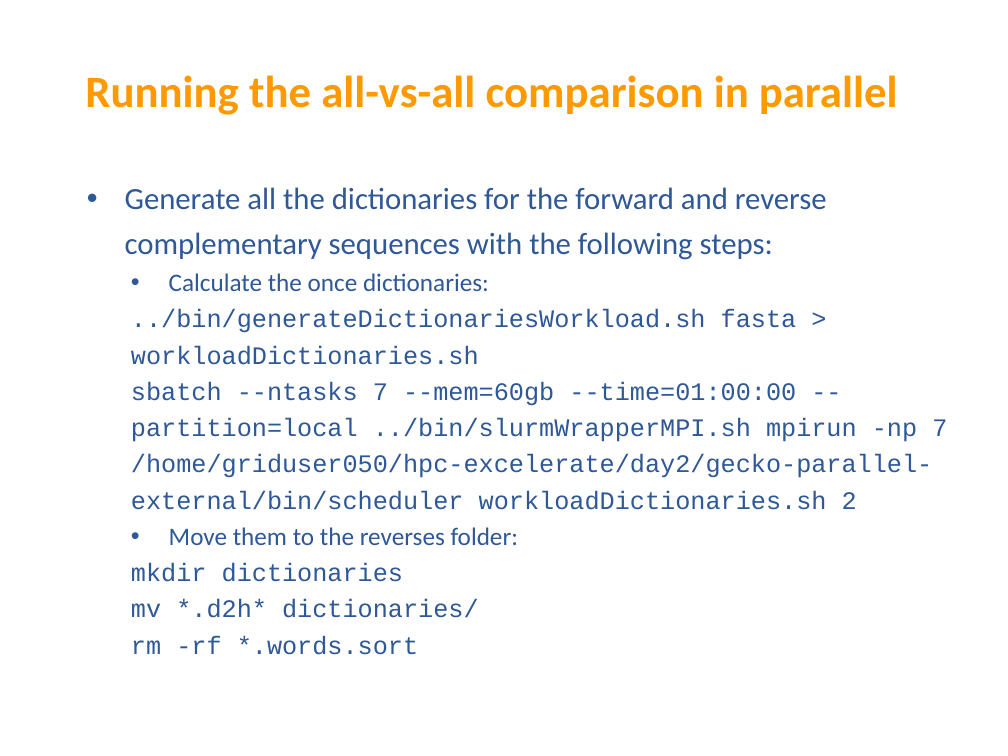
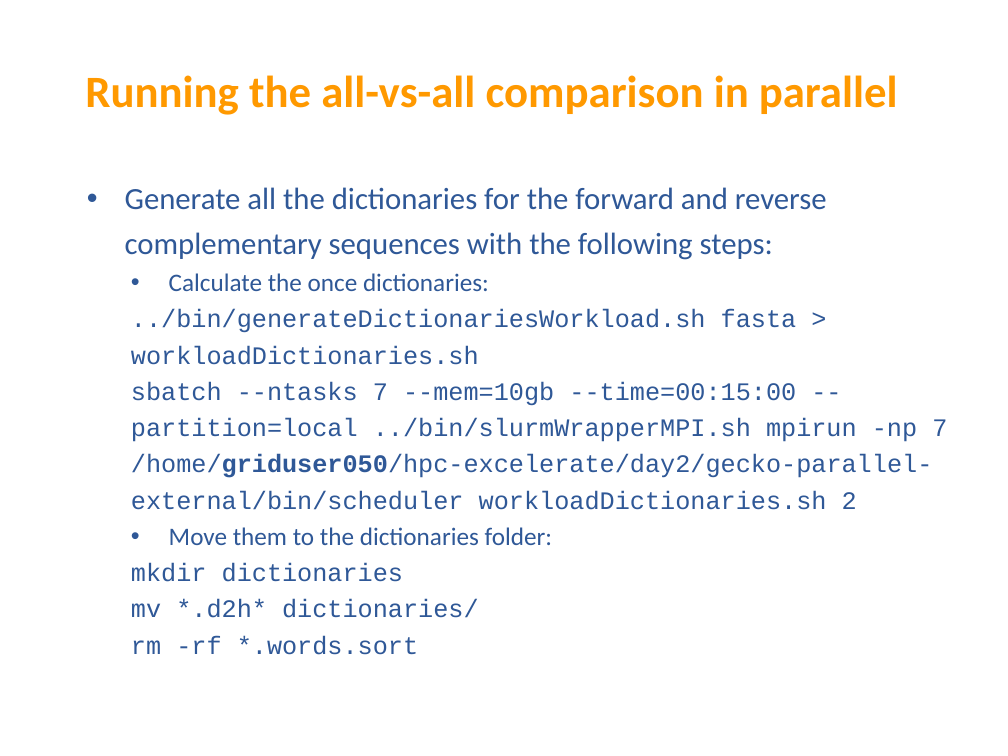
Before and after one commit to otorreno/hpc-excelerate, a slide deck: slide 15 of day2/slides/10_GECKO_parallel_practical.pptx. Drawn at 1008x756 pixels with LibreOffice and Linux fonts; fonts in the diff are those of the drawing; background and template pictures are left out. Boxes give left, top, right and bottom in pixels: in the first picture for what was removed or moved away, otherwise in the second. Text is boxed around its words. In the diff, an @@ line names an element or a change of style, - is before the commit and + after.

```diff
--- a/day2/slides/10_GECKO_parallel_practical.pptx
+++ b/day2/slides/10_GECKO_parallel_practical.pptx
@@ text at bbox=[131, 381, 947, 545]: text changed @@
-  sbatch --ntasks 7 --mem=60gb --time=01:00:00 --partition=local ../bin/slurmWrapperMPI.sh mpirun -np 7 /home/griduser050/hpc-excelerate/day2/gecko-parallel-external/bin/scheduler workloadDictionaries.sh 2
-  • Move them to the reverses folder:
+  sbatch --ntasks 7 --mem=10gb --time=00:15:00 --partition=local ../bin/slurmWrapperMPI.sh mpirun -np 7 /home/griduser050/hpc-excelerate/day2/gecko-parallel-external/bin/scheduler workloadDictionaries.sh 2
+  • Move them to the dictionaries folder:
```
Also in this commit, not shown: 5 other slides changed, 12 other files.
